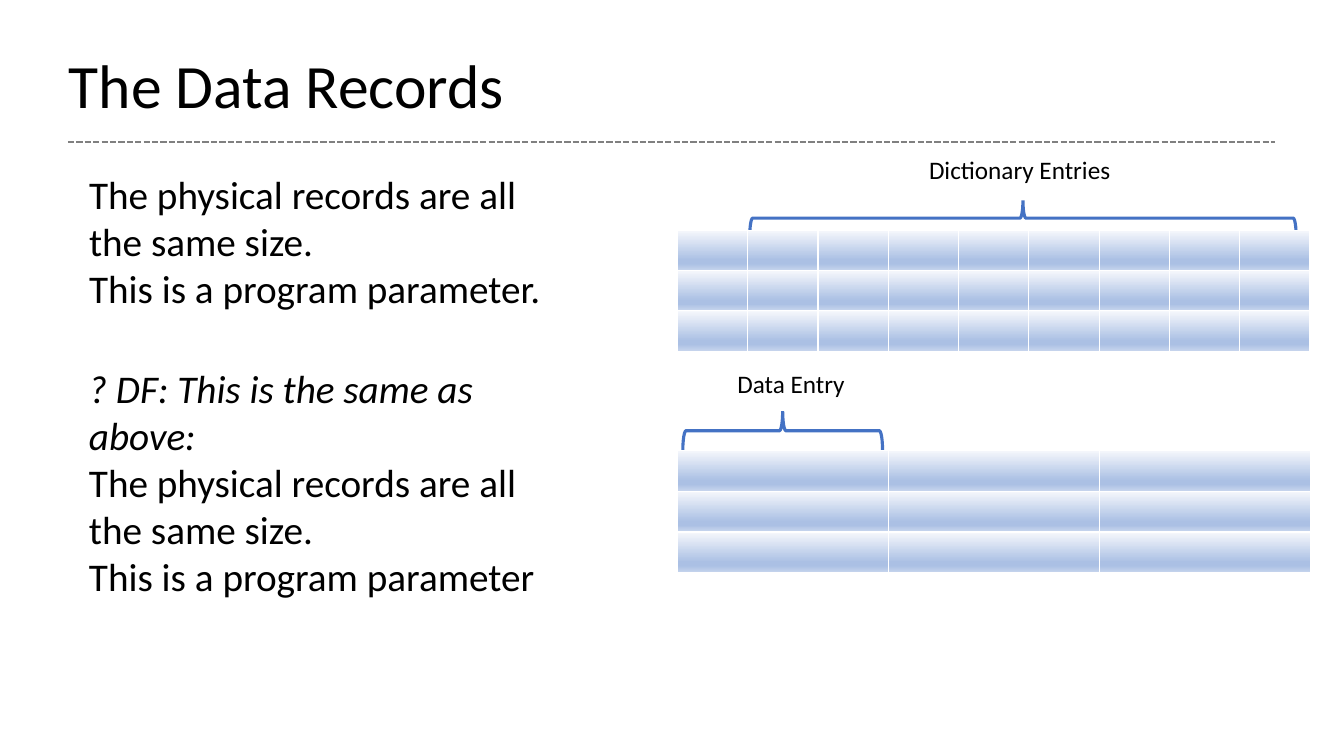
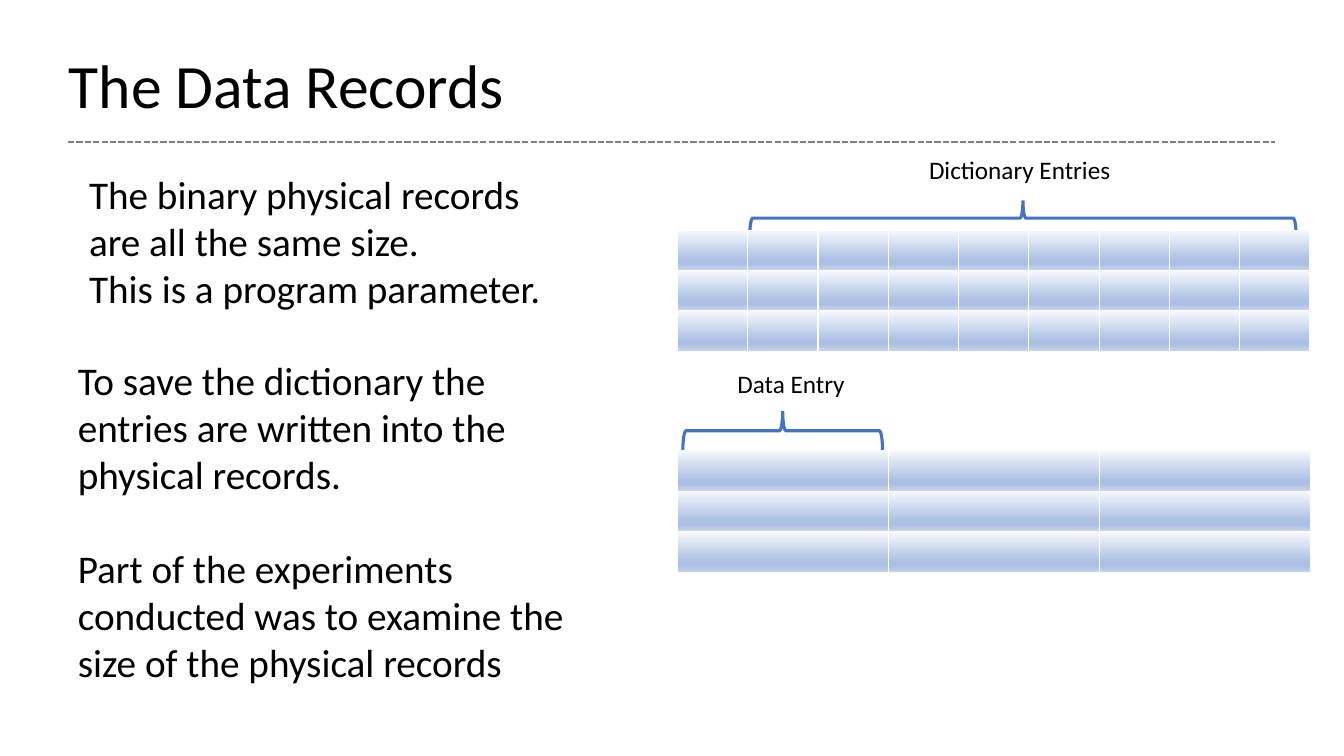
Before and after one commit to glenntu15/BuildVoterDatabase, a slide deck: slide 6 of Proj_presentation.pptx. Drawn at 1344x756 pixels with LibreOffice and Linux fonts; fonts in the diff are those of the drawing. Boxes give left, top, right and bottom in pixels: in the first picture for what was removed or moved away, otherwise in the second. Text is boxed around its words. In the diff, an @@ line names an element or a change of style, - is before the commit and + after.

```diff
--- a/Proj_presentation.pptx
+++ b/Proj_presentation.pptx
@@ text at (x1=89, y1=181, x2=519, y2=257): text changed @@
-The physical records are all the same size.
+The binary physical records are all the same size.
@@ text at (x1=78, y1=367, x2=563, y2=684): text changed @@
-? DF: This is the same as above:
-The physical records are all the same size.
-This is a program parameter
+To save the dictionary the entries are written into the physical records.
+Part of the experiments conducted was to examine the size of the physical records
```
Also in this commit, not shown: 2 other slides changed.
